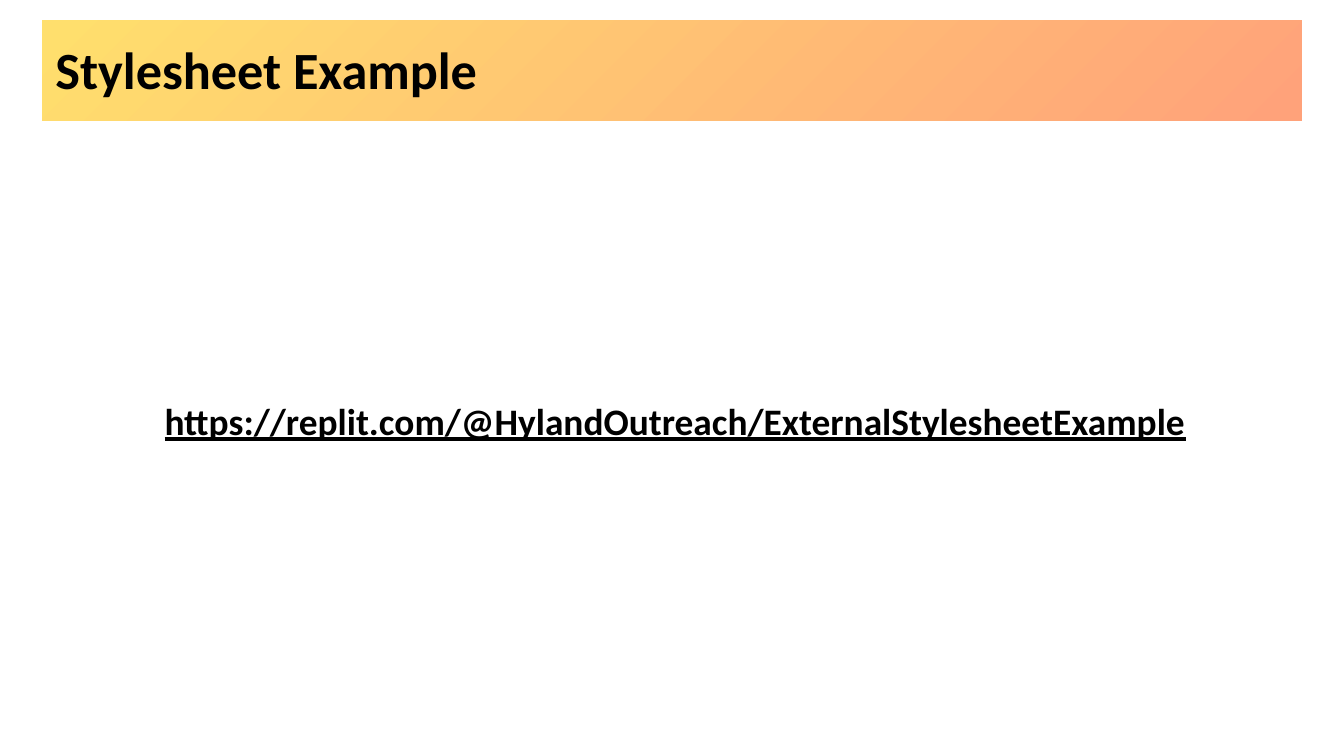
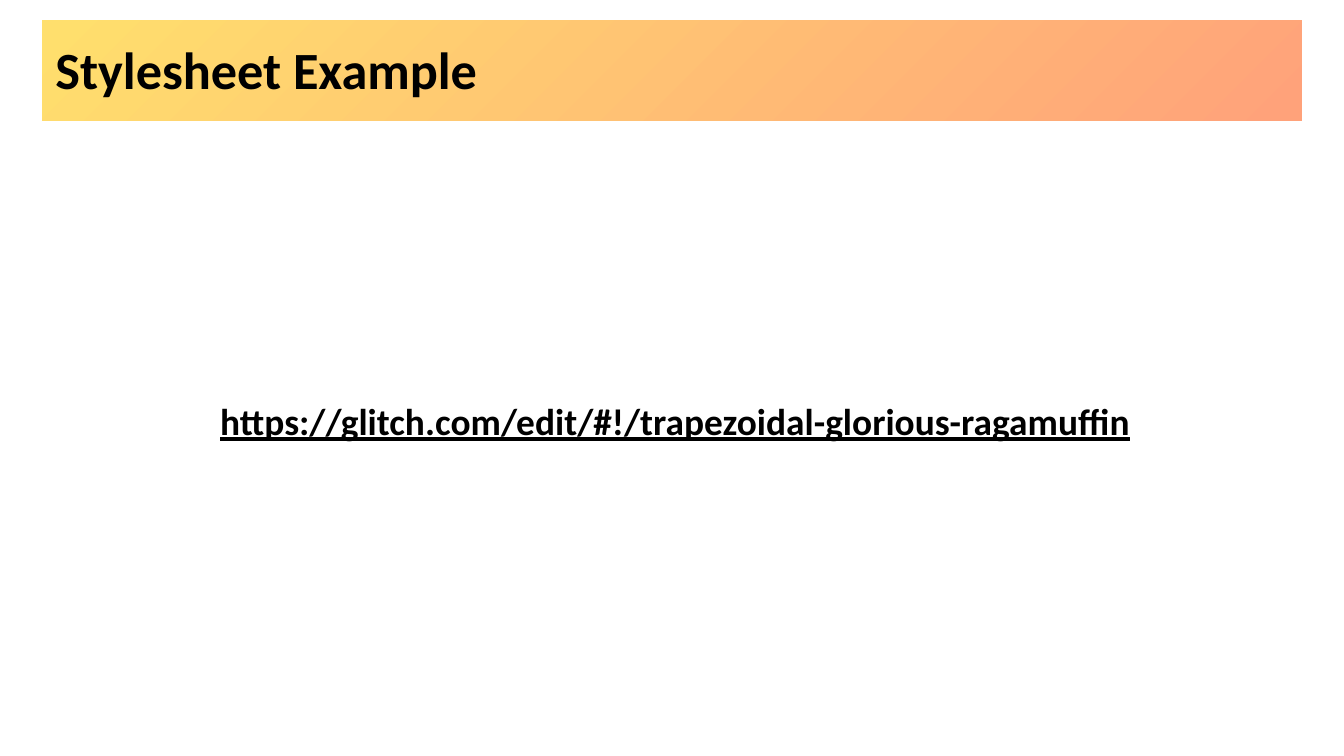
Before and after one commit to hytechclub/web-101, a slide deck: slide 10 of Week06/IntroductionToCss.pptx. Drawn at 1344x756 pixels with LibreOffice and Linux fonts; fonts in the diff are those of the drawing; background and template pictures are left out. Boxes give left, top, right and bottom in pixels: in the first picture for what was removed or moved away, otherwise in the second. Text is boxed around its words. In the diff, an @@ line names an element or a change of style, - is before the commit and + after.

```diff
--- a/Week06/IntroductionToCss.pptx
+++ b/Week06/IntroductionToCss.pptx
@@ text at box(220, 408, 1129, 442): text changed @@
-https://replit.com/@HylandOutreach/ExternalStylesheetExample
+https://glitch.com/edit/#!/trapezoidal-glorious-ragamuffin
```
Also in this commit, not shown: 1 other slide changed, 50 other files.
